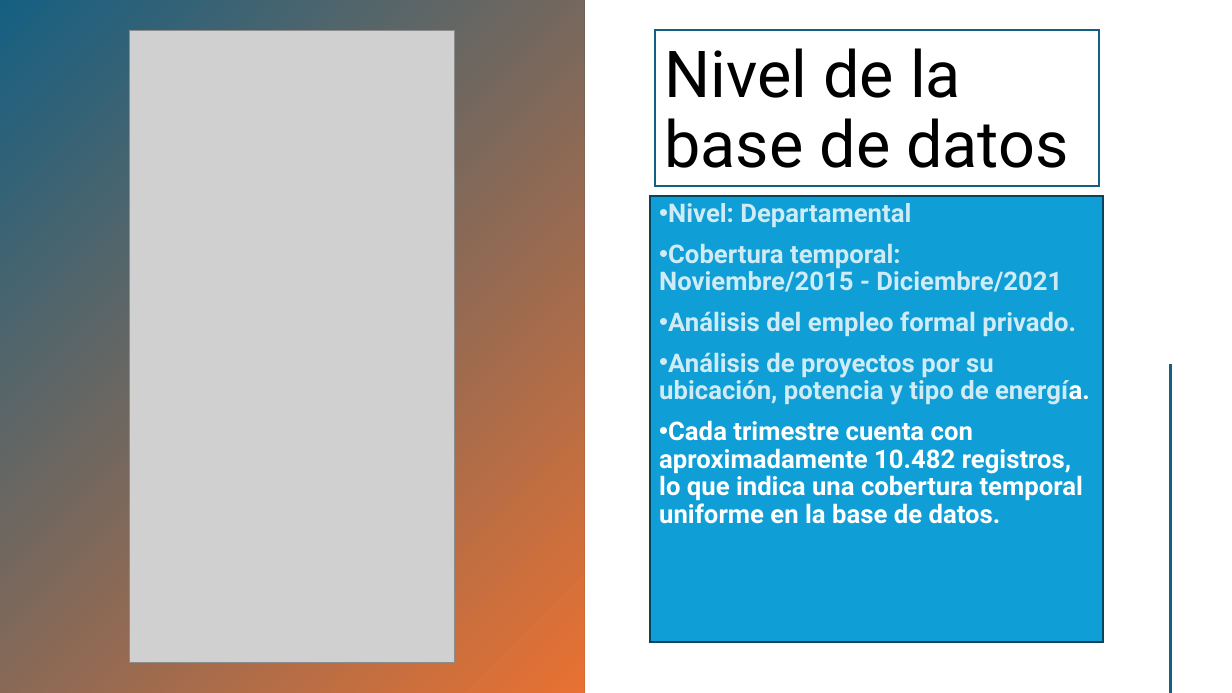
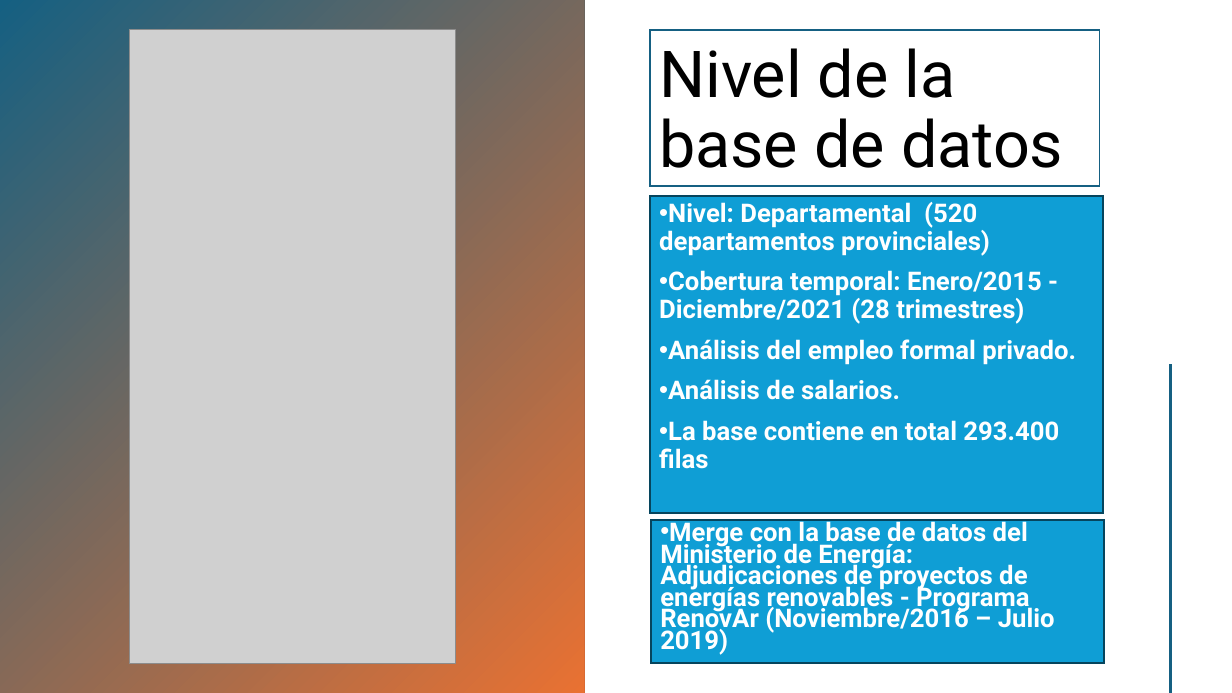
Before and after one commit to maximilianogpardini/Big-Data-UBA--Grupo-3, a slide deck: slide 3 of BASES/Presntacion programacion final.pptx. Drawn at 1232x693 pixels with LibreOffice and Linux fonts; fonts in the diff are those of the drawing; grey boxes stand for pictures. Boxes give left, top, right and bottom in pixels: in the first picture for what was removed or moved away, otherwise in the second. Text is boxed around its words. In the diff, an @@ line names an element or a change of style, - is before the commit and + after.

```diff
--- a/BASES/Presntacion programacion final.pptx
+++ b/BASES/Presntacion programacion final.pptx
@@ title "Nivel de la base de ...": place and size @@
-title "Nivel de la base de ..." at (655,30,1100,186)
+title "Nivel de la base de ..." at (650,30,1100,186)
@@ text "Nivel: Departamental (520 departamentos provinciales)": place and size @@
-text "Nivel: Departamental (520 departamentos provinciales)" at (650,196,1103,642)
+text "Nivel: Departamental (520 departamentos provinciales)" at (650,196,1103,513)
@@ text at (659,202,1042,324): text changed; text colour #FFFFFF at 80% opacity to #FFFFFF @@
-• Nivel: Departamental
-• Cobertura temporal: Noviembre/2015 - Diciembre/2021
+• Nivel: Departamental (520 departamentos provinciales)
+• Cobertura temporal: Enero/2015 - Diciembre/2021 (28 trimestres)
@@ text at (668,339,1076,365): text colour #FFFFFF at 80% opacity to #FFFFFF in "Análisis del empleo formal privado." @@
@@ text at (659,379,1059,469): text changed @@
-• Análisis de proyectos por su ubicación, potencia y tipo de energía.
-• Cada trimestre cuenta con aproximadamente 10.482 registros, lo que indica una cobertura temporal uniforme en la base de datos.
+• Análisis de salarios.
+• La base contiene en total 293.400 filas
@@ rectangle added at (652,519,1104,663), fill #0F9ED5, outline #07455D 1.5 pt, 20 pt, text #FFFFFF, bold @@
+• Merge con la base de datos del Ministerio de Energía: Adjudicaciones de proyectos de energías renovables - Programa RenovAr (Noviembre/2016 – Julio 2019)
```
Also in this commit, not shown: 3 other slides changed, 1 other file.
